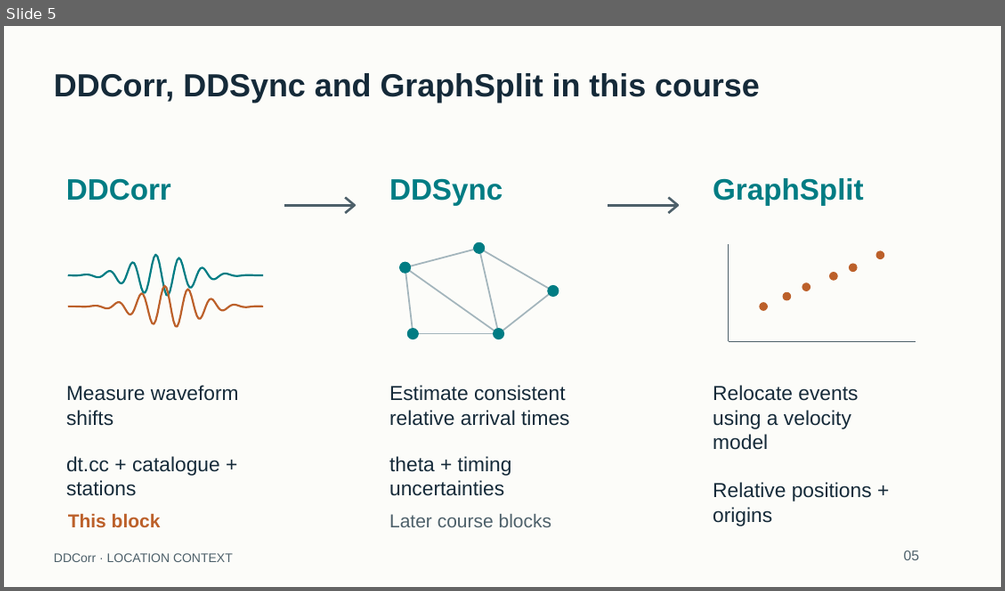
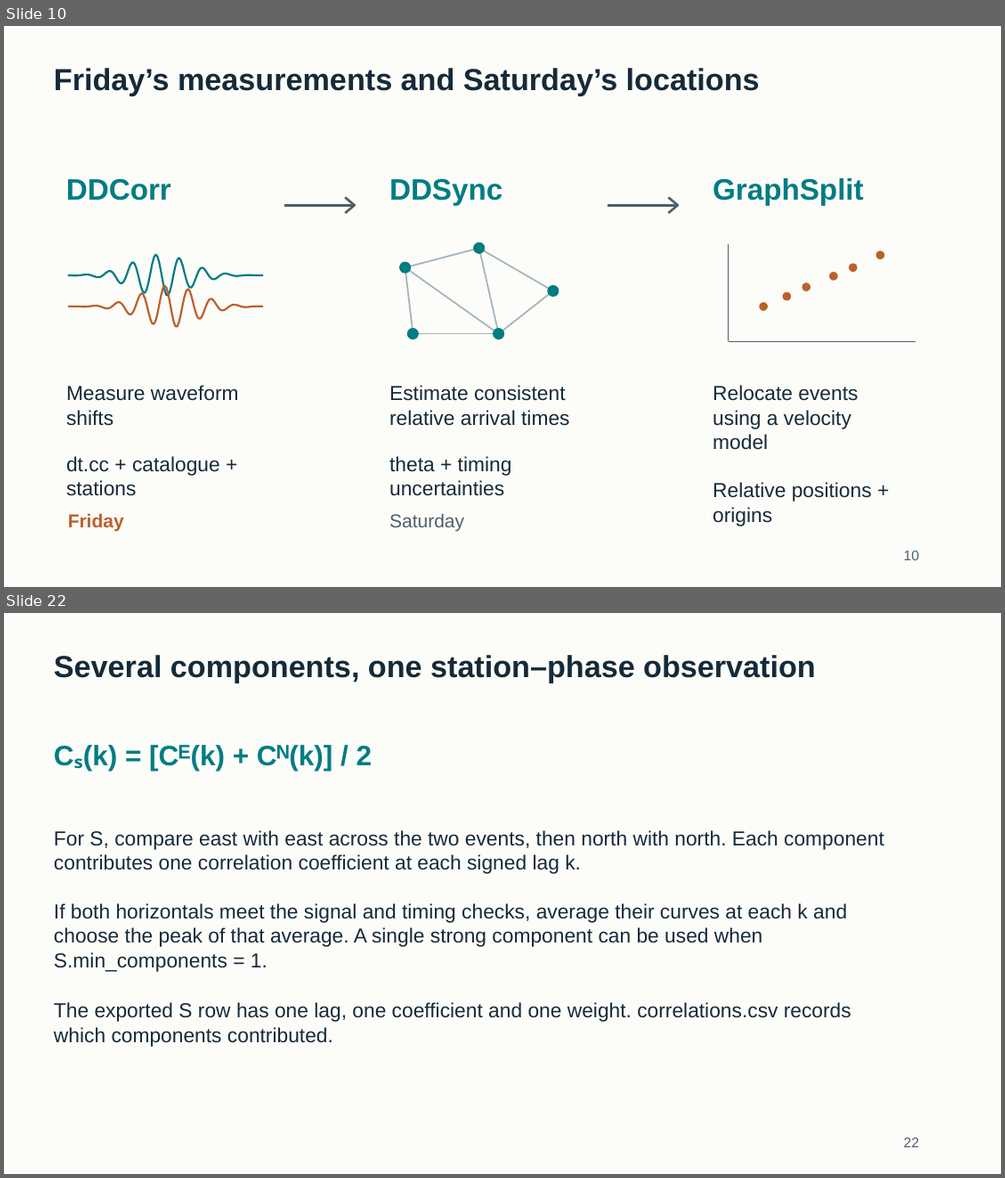
Before and after one commit to eliasrh/DDCorr.jl, a slide deck: teaching/DDCorr_minicourse.pptx. Shown one above the other, each under a label of ours: slide 5 before the commit, slides 10 and 22 after it; the slides between them are not shown. The pictures are 1005x591 and 1005x1178 pixels, drawn with LibreOffice and Linux fonts; fonts in the diff are those of the drawing. Boxes give left, top, right and bottom in pixels: in the first picture for what was removed or moved away, otherwise in the second. Text is boxed around its words. In the diff, an @@ line names an element or a change of style, - is before the commit and + after.

Commit message:
Teach differential times and relocation with the 100-event Iceland workshop
Add the correlation lecture, a shorter archive practical, and instructions for carrying one catalogue into DDSync and GraphSplit. Read advanced settings directly, preserve measured SAC magnitudes, and check waveform workloads before processing or cache reuse.

```diff
--- a/teaching/DDCorr_minicourse.pptx
+++ b/teaching/DDCorr_minicourse.pptx
@@ slide 22 added at (4, 613, 1001, 1174), background #FCFCF9 @@
@@ text added at (54, 655, 816, 683), 29.2 pt, text #152A39, bold @@
+Several components, one station–phase observation
@@ text added at (83, 745, 372, 771), 27 pt, text #007C83, bold @@
+Cₛ(k) = [Cᴱ(k) + Cᴺ(k)] / 2
@@ text added at (54, 830, 884, 874), 19.5 pt, text #152A39 @@
+For S, compare east with east across the two events, then north with north. Each component
+contributes one correlation coefficient at each signed lag k.
@@ text added at (54, 903, 847, 972), 19.5 pt, text #152A39 @@
+If both horizontals meet the signal and timing checks, average their curves at each k and
+choose the peak of that average. A single strong component can be used when
+S.min_components = 1.
@@ text added at (54, 1002, 851, 1046), 19.5 pt, text #152A39 @@
+The exported S row has one lag, one coefficient and one weight. correlations.csv records
+which components contributed.
@@ text added at (904, 1137, 919, 1147), 13.5 pt, text #4D606A @@
+22
@@ what was slide 5 is now slide 10 @@
@@ slide 10 changed as well @@
@@ text removed at (54, 73, 760, 103) @@
-DDCorr, DDSync and GraphSplit in this course
@@ text added at (54, 68, 760, 96), 29.2 pt, text #152A39, bold @@
+Friday’s measurements and Saturday’s locations
@@ text at (68, 513, 124, 531): text changed @@
-This block
+Friday
@@ text at (389, 514, 464, 531): text changed @@
-Later course blocks
+Saturday
@@ text removed at (54, 553, 233, 562) @@
-DDCorr · LOCATION CONTEXT
@@ text at (904, 550, 919, 560): text changed @@
-05
+10
```
Also in this commit, not shown: 2 other slides changed, 42 other slides added, 97 slides removed, 43 other files.
